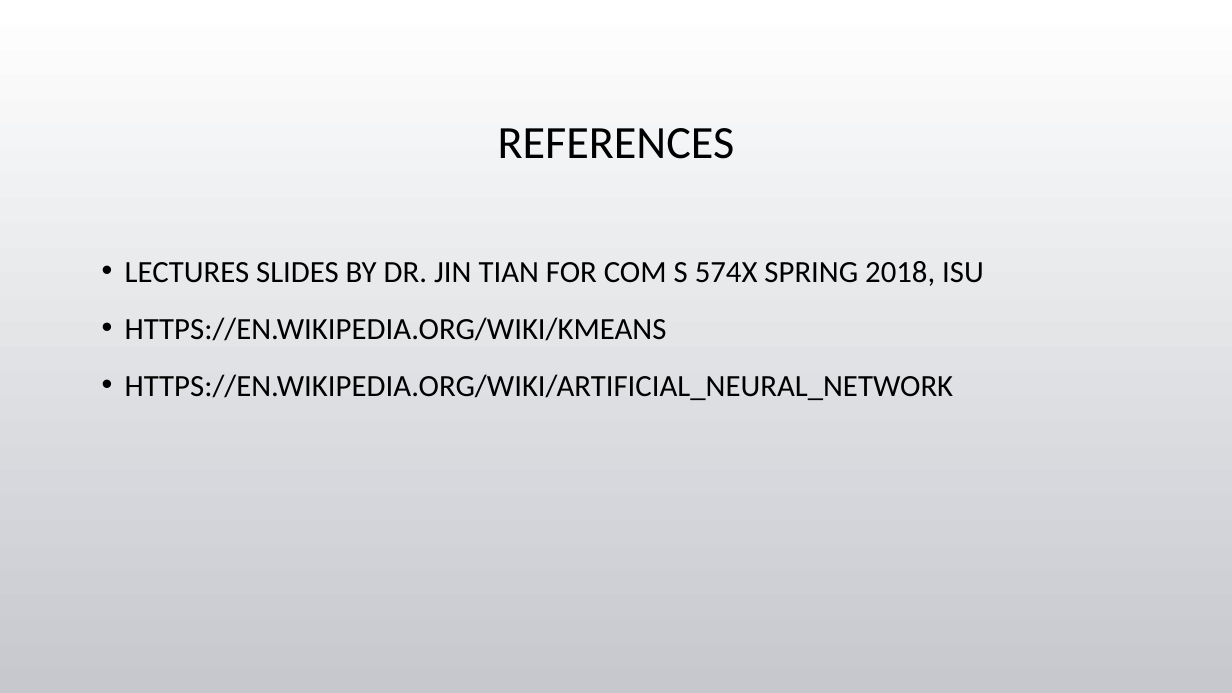
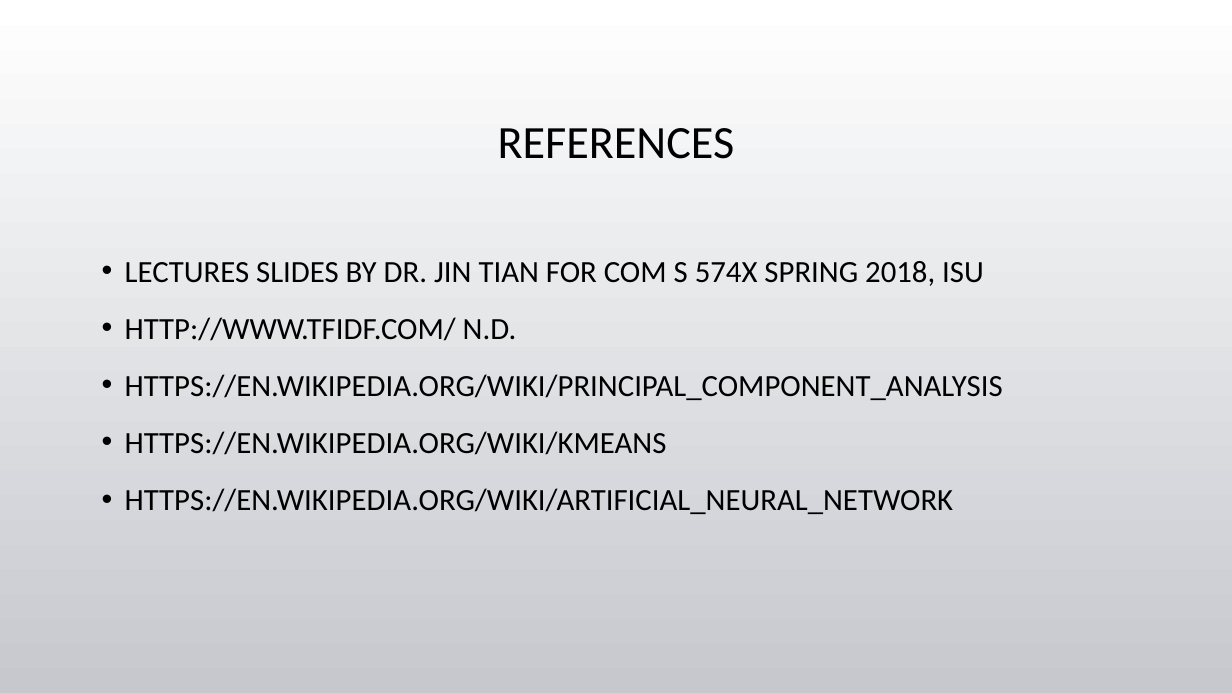
Before and after one commit to tgore03/ClassiTube, a slide deck: slide 11 of Categorizing YouTube Videos.pptx. Drawn at 1232x693 pixels with LibreOffice and Linux fonts; fonts in the diff are those of the drawing; background and template pictures are left out. Boxes give left, top, right and bottom in pixels: in the first picture for what was removed or moved away, otherwise in the second. Text is boxed around its words. In the diff, an @@ line names an element or a change of style, - is before the commit and + after.

```diff
--- a/Categorizing YouTube Videos.pptx
+++ b/Categorizing YouTube Videos.pptx
@@ text at (125,317,1003,400): paragraphs added @@
+• HTTP://WWW.TFIDF.COM/ N.D.
+• HTTPS://EN.WIKIPEDIA.ORG/WIKI/PRINCIPAL_COMPONENT_ANALYSIS
```
Also in this commit, not shown: 1 other slide changed, 2 other files.
